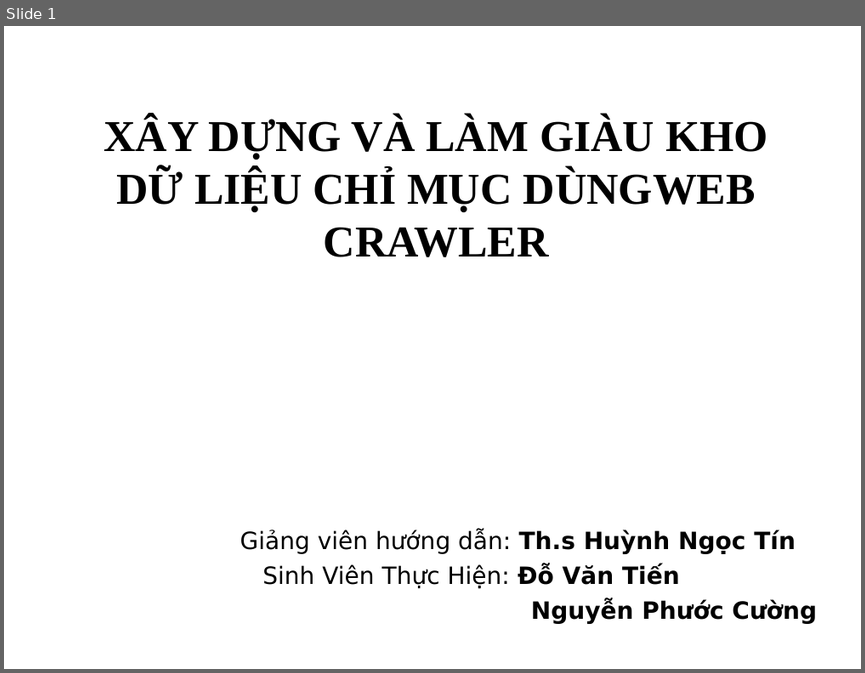
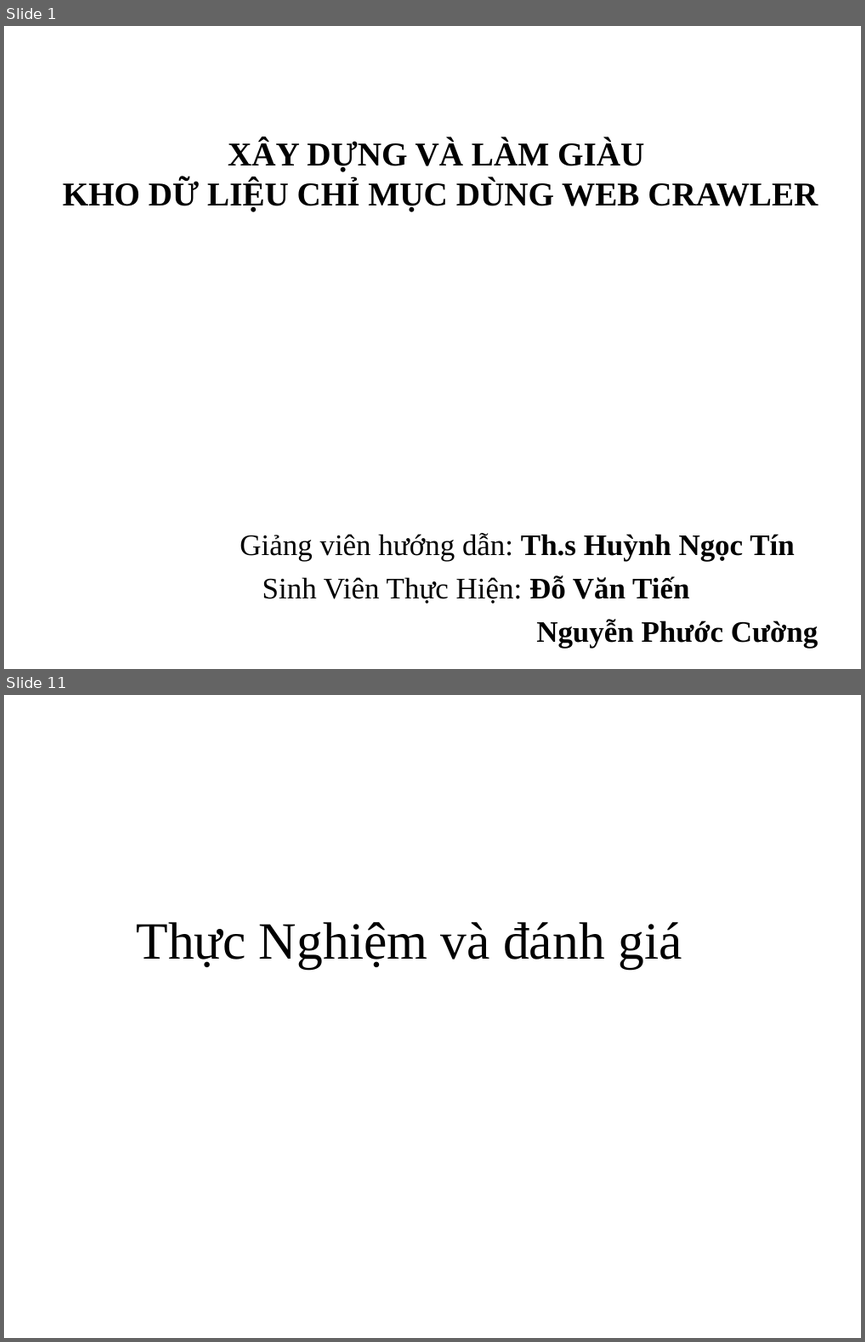
Before and after one commit to tiendv/detaitotnghiep, a slide deck: Report/Bao cao khoa luan/Trinh bay bao cao.ppt. Shown one above the other, each under a label of ours: slide 1 before the commit, slides 1 and 11 after it; the slides between them are not shown. The pictures are 865x673 and 865x1342 pixels, drawn with LibreOffice and Linux fonts; fonts in the diff are those of the drawing; background and template pictures are left out. Boxes give left, top, right and bottom in pixels: in the first picture for what was removed or moved away, otherwise in the second. Text is boxed around its words. In the diff, an @@ line names an element or a change of style, - is before the commit and + after.

```diff
--- a/Report/Bao cao khoa luan/Trinh bay bao cao.ppt
+++ b/Report/Bao cao khoa luan/Trinh bay bao cao.ppt
@@ slide 11 added at [4,695,861,1338], background #FFFFFF @@
@@ text added at [137,922,681,968], 44 pt, text #000000 @@
+Thực Nghiệm và đánh giá
@@ slide 1 changed as well @@
@@ title at [63,139,817,211]: text changed; size 37 to 28 pt @@
-XÂY DỰNG VÀ LÀM GIÀU KHO DỮ LIỆU CHỈ MỤC DÙNGWEB CRAWLER
+XÂY DỰNG VÀ LÀM GIÀU
+KHO DỮ LIỆU CHỈ MỤC DÙNG WEB CRAWLER
@@ subtitle "Giảng viên hướng dẫn: Th.s ..." at [239,533,818,647]: size 20 to 25 pt, font DejaVu Sans to Times New Roman; more space between paragraphs @@
```
Also in this commit, not shown: 3 other slides changed, 13 other slides added, 17 slides removed.
